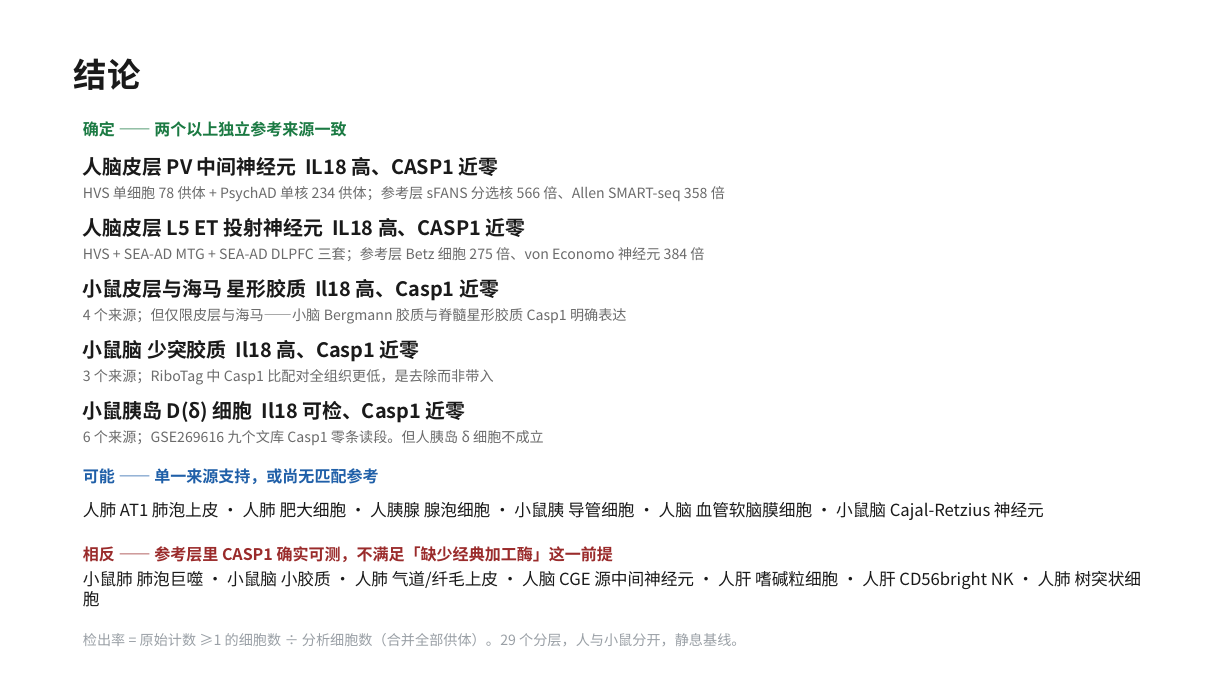
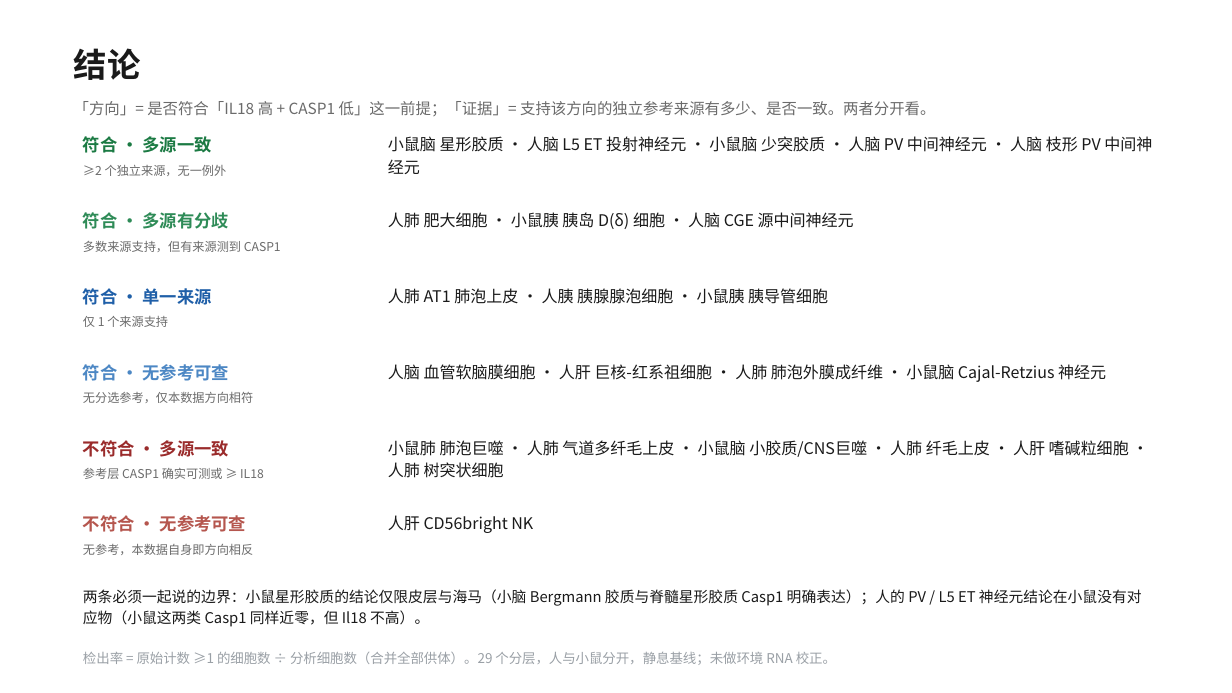
Before and after one commit to 7c96bzczcj-prog/aaa, a slide deck: slide 6 of il18_casp5organ/IL18_CASP_五器官筛选.pptx. Drawn at 1232x693 pixels with LibreOffice and Linux fonts; fonts in the diff are those of the drawing. Boxes give left, top, right and bottom in pixels: in the first picture for what was removed or moved away, otherwise in the second. Text is boxed around its words. In the diff, an @@ line names an element or a change of style, - is before the commit and + after.

```diff
--- a/il18_casp5organ/IL18_CASP_五器官筛选.pptx
+++ b/il18_casp5organ/IL18_CASP_五器官筛选.pptx
@@ text "结论": place and size @@
-text "结论" at (74, 58, 141, 90)
+text "结论" at (74, 48, 141, 80)
@@ text at (74, 101, 935, 116): text changed; size 12.5 to 12 pt; text colour #1B7A43 to #6B6B6B; bold off @@
-确定 —— 两个以上独立参考来源一致
+「方向」= 是否符合「IL18 高 + CASP1 低」这一前提；「证据」= 支持该方向的独立参考来源有多少、是否一致。两者分开看。
@@ text added at (83, 136, 212, 153), 13.5 pt, text #1B7A43, bold @@
+符合 · 多源一致
@@ text at (388, 136, 1152, 174): text changed; size 15.5 to 12.5 pt; bold off @@
-人脑皮层 L5 ET 投射神经元 IL18 高、CASP1 近零
+小鼠脑 星形胶质 · 人脑 L5 ET 投射神经元 · 小鼠脑 少突胶质 · 人脑 PV 中间神经元 · 人脑 枝形 PV 中间神经元
@@ text removed at (83, 157, 499, 176) @@
-人脑皮层 PV 中间神经元 IL18 高、CASP1 近零
@@ text added at (83, 165, 227, 176), 9.5 pt, text #6B6B6B @@
+≥2 个独立来源，无一例外
@@ text removed at (83, 186, 725, 201) @@
-HVS 单细胞 78 供体 + PsychAD 单核 234 供体；参考层 sFANS 分选核 566 倍、Allen SMART-seq 358 倍
@@ text added at (83, 212, 229, 229), 13.5 pt, text #2E8B57, bold @@
+符合 · 多源有分歧
@@ text added at (388, 212, 854, 229), 12.5 pt, text #1A1A1A @@
+人肺 肥大细胞 · 小鼠胰 胰岛 D(δ) 细胞 · 人脑 CGE 源中间神经元
@@ text at (83, 241, 281, 252): text changed; size 15.5 to 9.5 pt; text colour #1A1A1A to #6B6B6B; bold off @@
-小鼠皮层与海马 星形胶质 Il18 高、Casp1 近零
+多数来源支持，但有来源测到 CASP1
@@ text removed at (83, 247, 704, 261) @@
-HVS + SEA-AD MTG + SEA-AD DLPFC 三套；参考层 Betz 细胞 275 倍、von Economo 神经元 384 倍
@@ text added at (83, 288, 212, 305), 13.5 pt, text #1F5FA8, bold @@
+符合 · 单一来源
@@ text at (388, 288, 828, 304): text changed; size 15.5 to 12.5 pt; bold off @@
-小鼠胰岛 D(δ) 细胞 Il18 可检、Casp1 近零
+人肺 AT1 肺泡上皮 · 人胰 胰腺腺泡细胞 · 小鼠胰 胰导管细胞
@@ text at (83, 316, 168, 327): text changed; size 11 to 9.5 pt @@
-3 个来源；RiboTag 中 Casp1 比配对全组织更低，是去除而非带入
+仅 1 个来源支持
@@ text removed at (83, 308, 627, 324) @@
-4 个来源；但仅限皮层与海马——小脑 Bergmann 胶质与脊髓星形胶质 Casp1 明确表达
@@ text removed at (83, 340, 420, 362) @@
-小鼠脑 少突胶质 Il18 高、Casp1 近零
@@ vertical alignment middle to top in 3 elements at (388, 364, 1106, 382), (388, 440, 1129, 478), (83, 392, 253, 403) @@
@@ text added at (83, 364, 229, 381), 13.5 pt, text #4C87C4, bold @@
+符合 · 无参考可查
@@ text at (388, 364, 1106, 382): text changed; size 13 to 12.5 pt @@
-人肺 AT1 肺泡上皮 · 人肺 肥大细胞 · 人胰腺 腺泡细胞 · 小鼠胰 导管细胞 · 人脑 血管软脑膜细胞 · 小鼠脑 Cajal-Retzius 神经元
+人脑 血管软脑膜细胞 · 人肝 巨核-红系祖细胞 · 人肺 肺泡外膜成纤维 · 小鼠脑 Cajal-Retzius 神经元
@@ text at (83, 392, 253, 403): text changed; size 12.5 to 9.5 pt; text colour #1F5FA8 to #6B6B6B; bold off @@
-可能 —— 单一来源支持，或尚无匹配参考
+无分选参考，仅本数据方向相符
@@ text at (83, 440, 229, 457): text changed; size 12.5 to 13.5 pt @@
-相反 —— 参考层里 CASP1 确实可测，不满足「缺少经典加工酶」这一前提
+不符合 · 多源一致
@@ text removed at (83, 430, 544, 445) @@
-6 个来源；GSE269616 九个文库 Casp1 零条读段。但人胰岛 δ 细胞不成立
@@ text at (388, 440, 1129, 478): text changed; size 13 to 12.5 pt @@
-小鼠肺 肺泡巨噬 · 小鼠脑 小胶质 · 人肺 气道/纤毛上皮 · 人脑 CGE 源中间神经元 · 人肝 嗜碱粒细胞 · 人肝 CD56bright NK · 人肺 树突状细胞
+小鼠肺 肺泡巨噬 · 人肺 气道多纤毛上皮 · 小鼠脑 小胶质/CNS巨噬 · 人肺 纤毛上皮 · 人肝 嗜碱粒细胞 · 人肺 树突状细胞
@@ text added at (83, 468, 264, 479), 9.5 pt, text #6B6B6B @@
+参考层 CASP1 确实可测或 ≥ IL18
@@ text added at (83, 515, 246, 532), 13.5 pt, text #B5564E, bold @@
+不符合 · 无参考可查
@@ text added at (388, 515, 533, 533), 12.5 pt, text #1A1A1A @@
+人肝 CD56bright NK
@@ text added at (83, 544, 253, 555), 9.5 pt, text #6B6B6B @@
+无参考，本数据自身即方向相反
@@ text added at (83, 589, 1142, 627), 11.5 pt, text #1A1A1A @@
+两条必须一起说的边界：小鼠星形胶质的结论仅限皮层与海马（小脑 Bergmann 胶质与脊髓星形胶质 Casp1 明确表达）；人的 PV / L5 ET 神经元结论在小鼠没有对应物（小鼠这两类 Casp1 同样近零，但 Il18 不高）。
@@ text at (83, 652, 836, 665): text changed; size 11 to 10.5 pt @@
-检出率 = 原始计数 ≥1 的细胞数 ÷ 分析细胞数（合并全部供体）。29 个分层，人与小鼠分开，静息基线。
+检出率 = 原始计数 ≥1 的细胞数 ÷ 分析细胞数（合并全部供体）。29 个分层，人与小鼠分开，静息基线；未做环境 RNA 校正。
```
Also in this commit, not shown: 15 other files.
